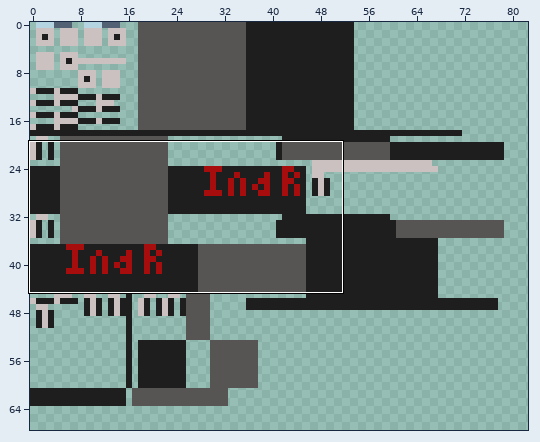
One commit to this sprite sheet: src/main/resources/assets/industrialrenewal/textures/entities/tender.png. Above, an overview of the earlier version with the close-up marked.
Close-up. Old version:
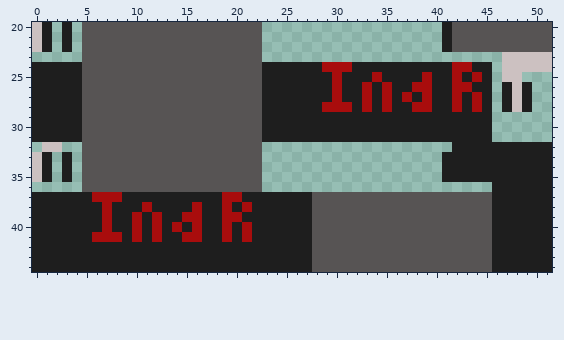
The file is 128x128 pixels. Shown: x 0..51, y 20..44. The wide view leaves out empty margins.
After the commit:
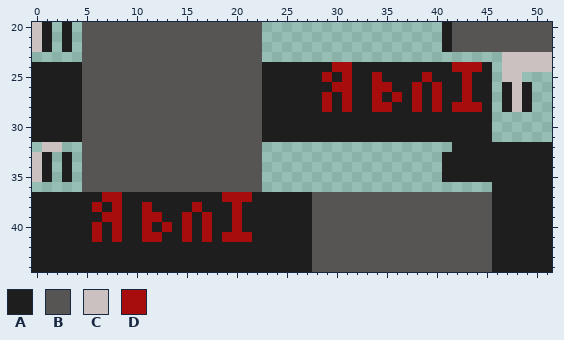
Palette (. is transparent): A #1e1e1e  B #575454  C #ccc1c1  D #a80d0d
The commit says: fix tender model orientation
Change:
{"y":24,"x":29,"old":"D","new":"A"}
{"y":24,"x":44,"old":"A","new":"D"}
{"y":25,"x":29,"old":"ADA","new":"DAD"}
{"y":25,"x":42,"old":"DAD","new":"ADA"}
{"y":26,"x":31,"old":"A","new":"D"}
{"y":26,"x":33,"old":"DA","new":"AD"}
{"y":26,"x":39,"old":"DA","new":"AD"}
{"y":26,"x":42,"old":"D","new":"A"}
{"y":27,"x":29,"old":"ADA","new":"DAD"}
{"y":27,"x":33,"old":"DADADADA","new":"ADADADAD"}
{"y":27,"x":42,"old":"DAD","new":"ADA"}
{"y":28,"x":30,"old":"D","new":"A"}
{"y":28,"x":33,"old":"DA","new":"AD"}
{"y":28,"x":39,"old":"DA","new":"AD"}
{"y":28,"x":43,"old":"A","new":"D"}
{"y":37,"x":6,"old":"D","new":"A"}
{"y":37,"x":21,"old":"A","new":"D"}
{"y":38,"x":6,"old":"ADA","new":"DAD"}
{"y":38,"x":19,"old":"DAD","new":"ADA"}
{"y":39,"x":8,"old":"A","new":"D"}
{"y":39,"x":10,"old":"DA","new":"AD"}
{"y":39,"x":16,"old":"DA","new":"AD"}
{"y":39,"x":19,"old":"D","new":"A"}
{"y":40,"x":6,"old":"ADA","new":"DAD"}
{"y":40,"x":10,"old":"DADADADA","new":"ADADADAD"}
{"y":40,"x":19,"old":"DAD","new":"ADA"}
{"y":41,"x":7,"old":"D","new":"A"}
{"y":41,"x":10,"old":"DA","new":"AD"}
{"y":41,"x":16,"old":"DA","new":"AD"}
{"y":41,"x":20,"old":"A","new":"D"}
